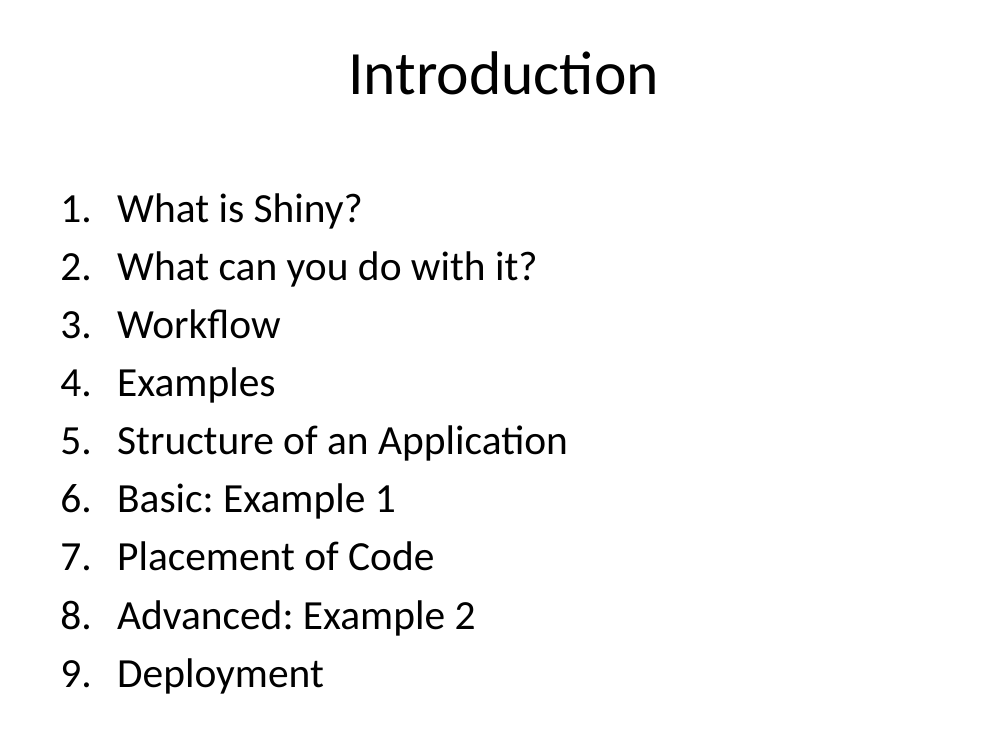
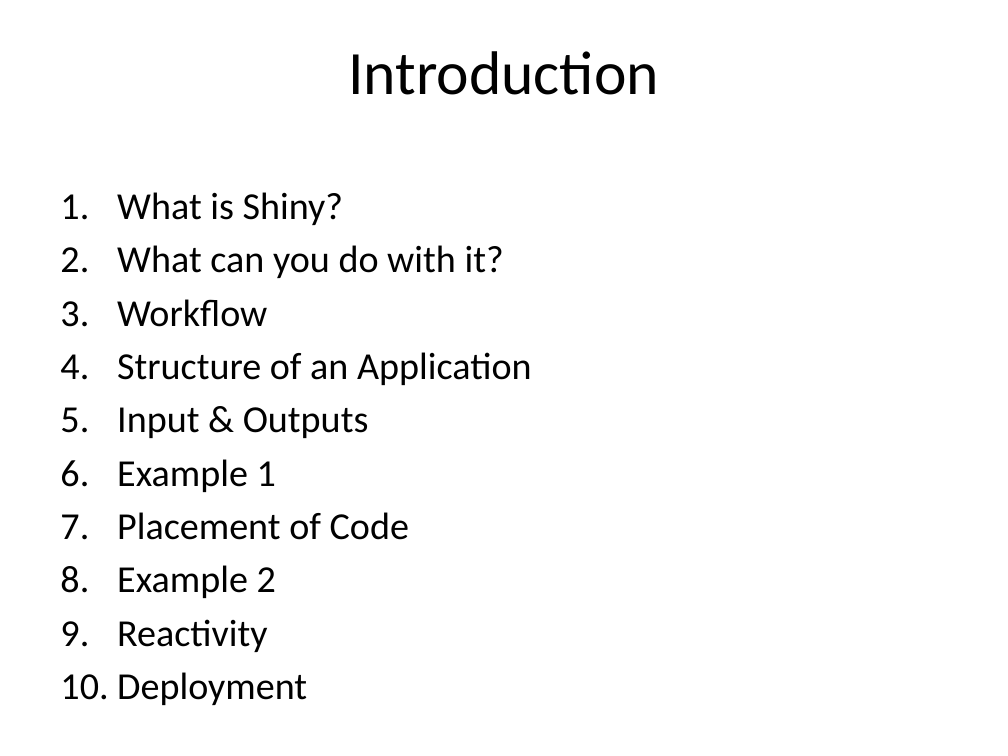
Before and after one commit to cabradbury/shiny-apps-part1, a slide deck: slide 2 of Presentation.pptx. Drawn at 1008x756 pixels with LibreOffice and Linux fonts; fonts in the diff are those of the drawing. Boxes give left, top, right and bottom in pixels: in the first picture for what was removed or moved away, otherwise in the second. Text is boxed around its words. In the diff, an @@ line names an element or a change of style, - is before the commit and + after.

```diff
--- a/Presentation.pptx
+++ b/Presentation.pptx
@@ text at (x1=117, y1=192, x2=532, y2=540): size 29.6 to 27.2 pt in "What is Shiny?", "What can you do with it?", "Workflow", "Structure of an Application" and 2 more places @@
@@ text at (x1=117, y1=367, x2=275, y2=403): paragraph removed @@
-4. Examples
@@ text at (x1=117, y1=407, x2=369, y2=492): text changed; size 29.6 to 27.2 pt @@
-6. Basic: Example 1
+5. Input & Outputs
+6. Example 1
@@ text at (x1=117, y1=565, x2=276, y2=652): text changed; size 29.6 to 27.2 pt @@
-8. Advanced: Example 2
+8. Example 2
+9. Reactivity
```
Also in this commit, not shown: 9 other slides changed, 1 slide added, 3 other files.
